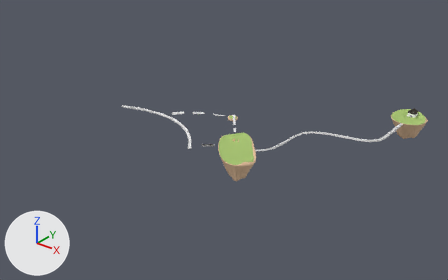
The FBX model Assets/FBX/level_geometry/1-1_isle.fbx: old version first, new version second.
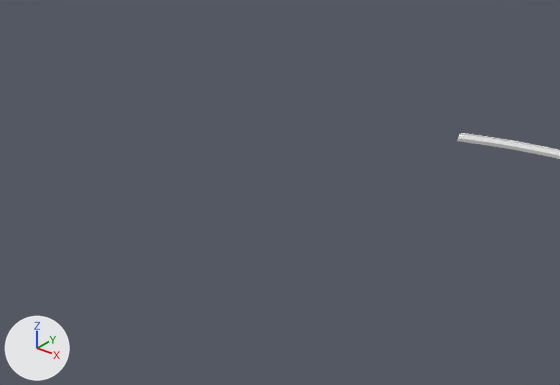
There are two pictures of each version: one whole from a 50 mm lens placed at (412.0, -1095.0, 490.0), pointed at (-275.0, -235.0, -43.0), one close up on the part from 0% to 33% of the width and 25% to 61% of the height. The axes (+X, +Y, +Z) are drawn at lower left. The lights are the same throughout. Where no turn or scale is listed for an object, it has been applied to the vertices.

The first close-up shows 'Track 3 - Road'.
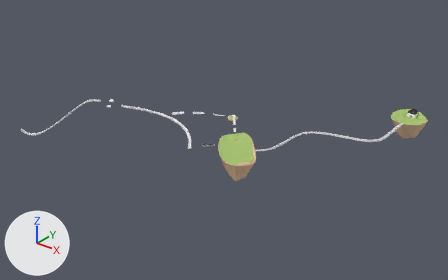
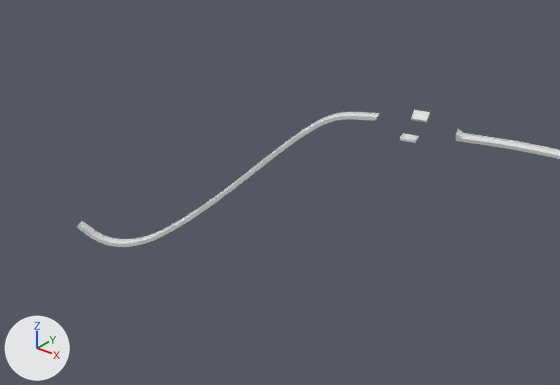
The change, as a list of edits to the scene's bpy script:
```text
Add me_cube_035:
    me_cube_035.from_pydata(...)  # 48 vertices, 40 faces; spans x -14.4..13.4, y -4.1..4.1, z -0.6..6.6
Add me_cube_038:
    me_cube_038.from_pydata(...)  # 1176 vertices, 1538 faces; spans x -124.3..12.6, y -92.0..9.7, z -75.4..1.6
Add ob_platform_4:
    ob_platform_4 = bpy.data.objects.new('Platform 4', me_cube_035)
    ob_platform_4.location = (-453.8, -363.4, 27.9)
    ob_platform_4.rotation_euler = (0.124, 0.0524, 2.153)  # degrees (7.1, 3, 123)
Add ob_track_4___road:
    ob_track_4___road = bpy.data.objects.new('Track 4 - Road', me_cube_038)
    ob_track_4___road.location = (-480.0, -381.5, 34.8)
```

Location of each change, (x1, y1, x2, y2) in pixels of the close-ups (560 x 385 px):
'Track 4 - Road', added: after (77, 112, 379, 247)
'Platform 4', added: after (400, 109, 430, 143)
